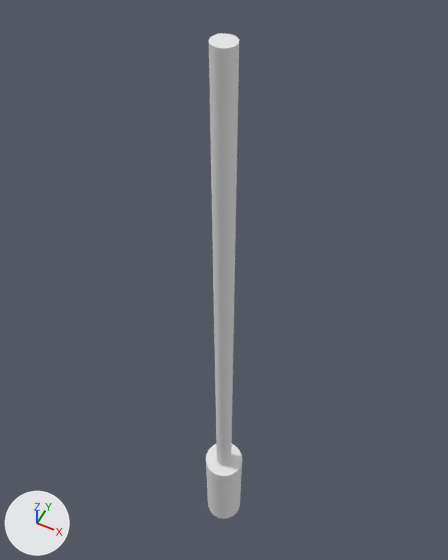
The OBJ model data/saber.obj as it was, and as the next commit left it.
The view is the same before and after, from a 50 mm camera at (0.216, -0.431, 1.093) aimed at (-0.039, 0.079, 0.455). The axes (+X, +Y, +Z) are drawn at lower left. The lights are the same throughout. The older version comes first. Where no turn or scale is listed for an object, it has been applied to the vertices.

In view in the first picture: 'Handle_Cylinder', 'Shaft_Cylinder.001'.
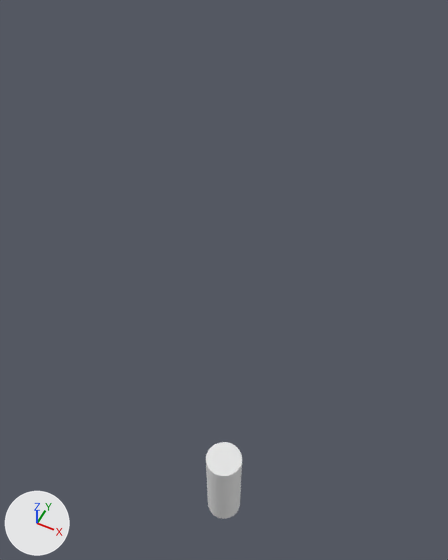
Scene script edits in JSON lines:
```json
{"op": "remove", "block": "ob_shaft_cylinder_001", "code": ["ob_shaft_cylinder_001 = bpy.data.objects.new('Shaft_Cylinder.001', me_shaft_cylinder_001)", "ob_shaft_cylinder_001.location = (0.0, 0.0, 0.0)"]}
```

Changed parts and their boxes (x1, y1, x2, y2) in the pictures (448 x 560 px):
```json
{"object": "Shaft_Cylinder.001", "change": "deleted", "before": [209, 33, 239, 465]}
```
